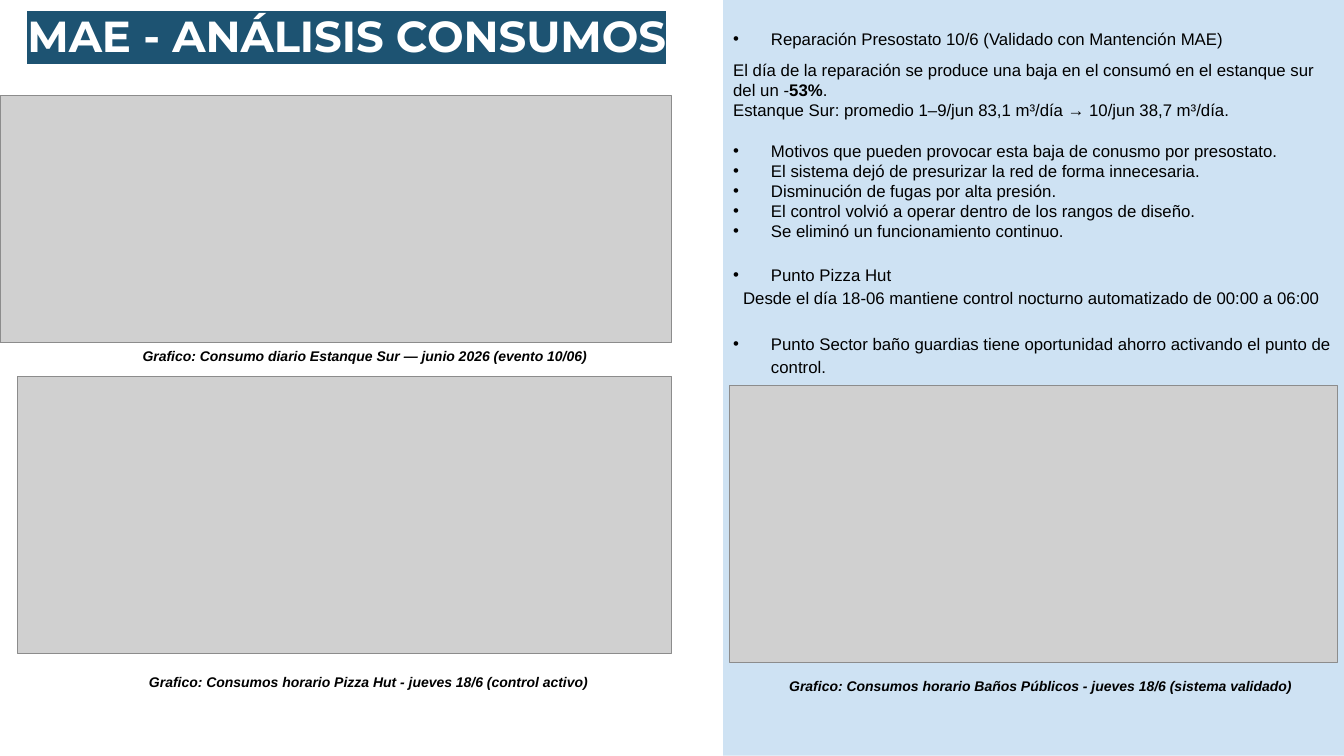
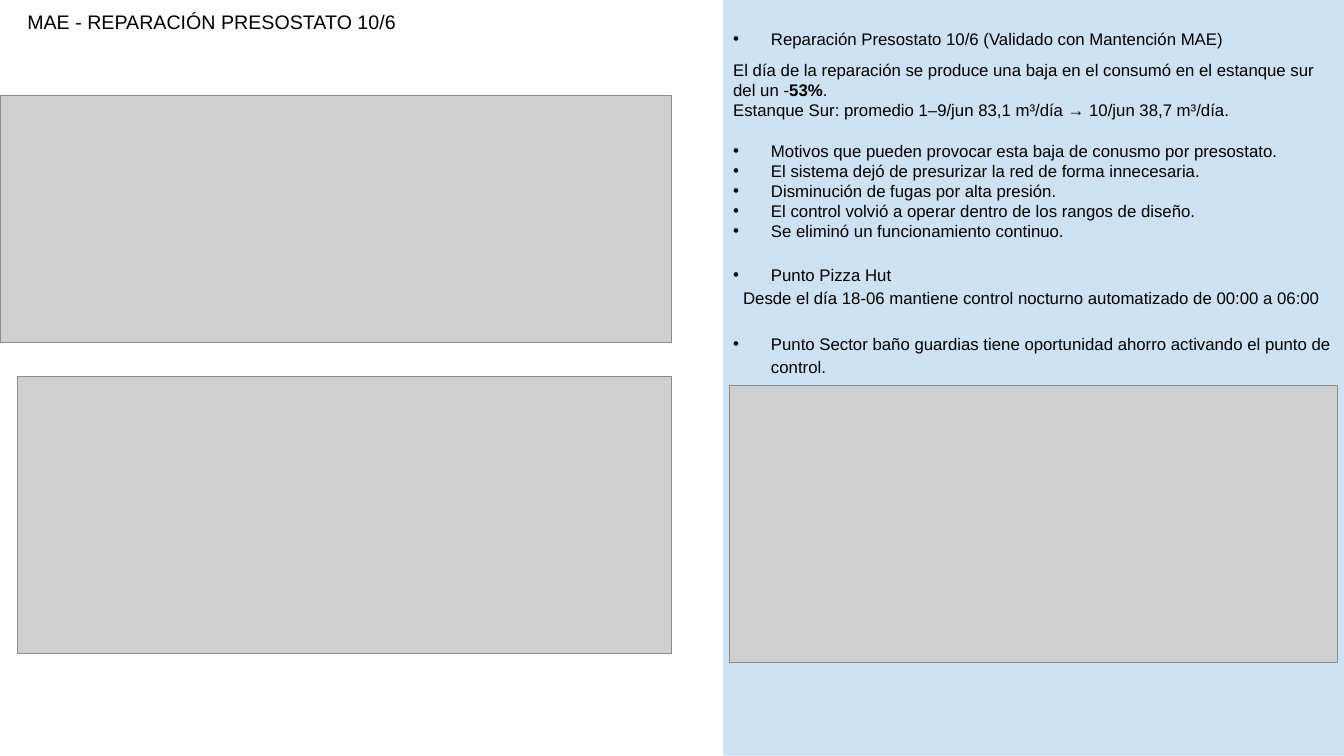
Before and after one commit to anibaloperacionesWes/wes-scripts, a slide deck: slide 7 of reports/Parque_Arauco/TMP_7MALLS/entrega_diego_anibal/Informe WES __ Parque Arauco 7 Malls (16.08.2026).pptx. Drawn at 1344x756 pixels with LibreOffice and Linux fonts; fonts in the diff are those of the drawing; grey boxes stand for pictures. Boxes give left, top, right and bottom in pixels: in the first picture for what was removed or moved away, otherwise in the second. Text is boxed around its words. In the diff, an @@ line names an element or a change of style, - is before the commit and + after.

```diff
--- a/reports/Parque_Arauco/TMP_7MALLS/entrega_diego_anibal/Informe WES __ Parque Arauco 7 Malls (16.08.2026).pptx
+++ b/reports/Parque_Arauco/TMP_7MALLS/entrega_diego_anibal/Informe WES __ Parque Arauco 7 Malls (16.08.2026).pptx
@@ text at (x1=27, y1=13, x2=395, y2=30): text changed; size 31 to 14 pt; font Montserrat to Arial; text colour #FFFFFF to #000000; bold off @@
-MAE - ANÁLISIS CONSUMOS
+MAE - REPARACIÓN PRESOSTATO 10/6
@@ text removed at (x1=143, y1=351, x2=587, y2=364) @@
-Grafico: Consumo diario Estanque Sur — junio 2026 (evento 10/06)
@@ text removed at (x1=149, y1=677, x2=588, y2=690) @@
-Grafico: Consumos horario Pizza Hut - jueves 18/6 (control activo)
@@ text removed at (x1=789, y1=680, x2=1291, y2=694) @@
-Grafico: Consumos horario Baños Públicos - jueves 18/6 (sistema validado)
```
Also in this commit, not shown: 18 other slides changed, 4 other files.
